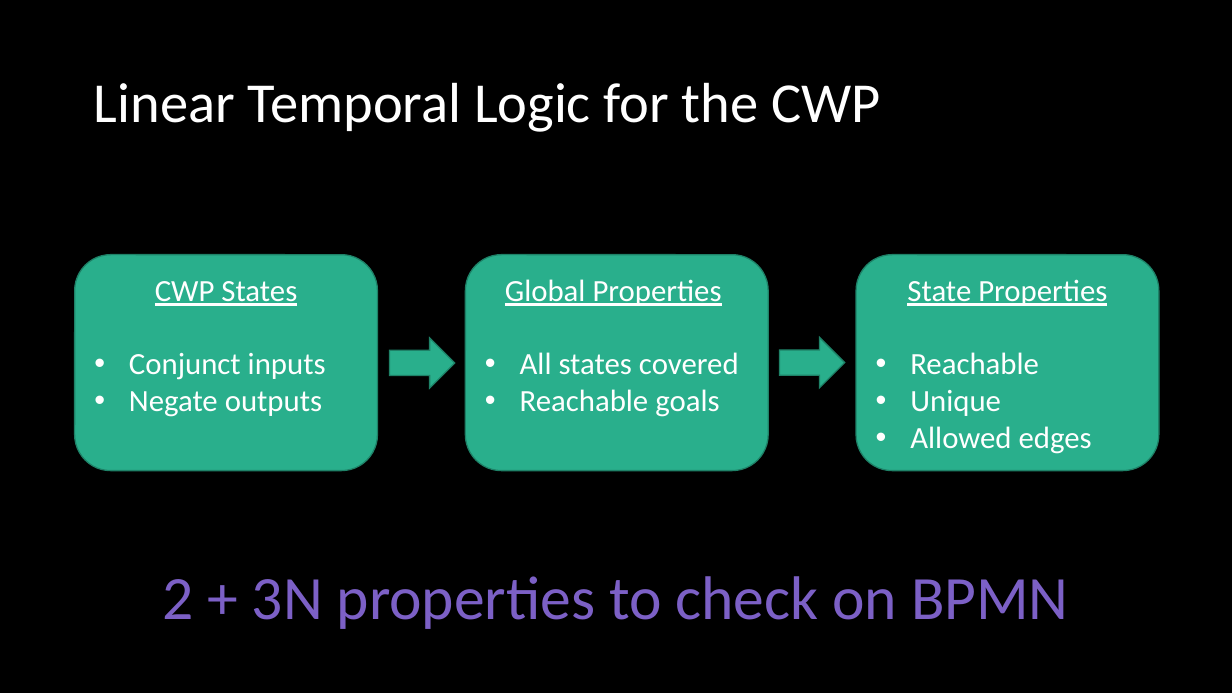
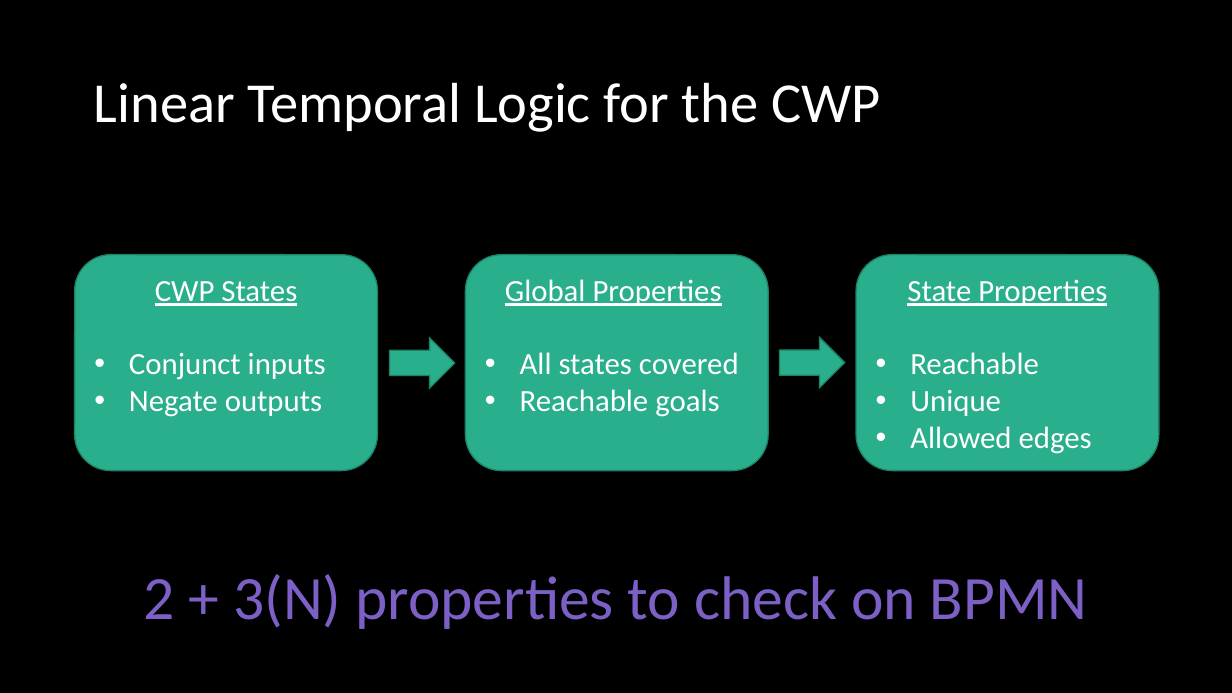
Before and after one commit to ericmercer/SPIN-bpmn-cwp-verification-paper, a slide deck: slide 9 of presentation/syscon-2022.pptx. Drawn at 1232x693 pixels with LibreOffice and Linux fonts; fonts in the diff are those of the drawing. Boxes give left, top, right and bottom in pixels: in the first picture for what was removed or moved away, otherwise in the second. Text is boxed around its words. In the diff, an @@ line names an element or a change of style, - is before the commit and + after.

```diff
--- a/presentation/syscon-2022.pptx
+++ b/presentation/syscon-2022.pptx
@@ text at [144,574,1088,629]: text changed @@
-2 + 3N properties to check on BPMN
+2 + 3(N) properties to check on BPMN
```
Also in this commit, not shown: 2 other slides changed, 2 slides added, 1 slide removed.
